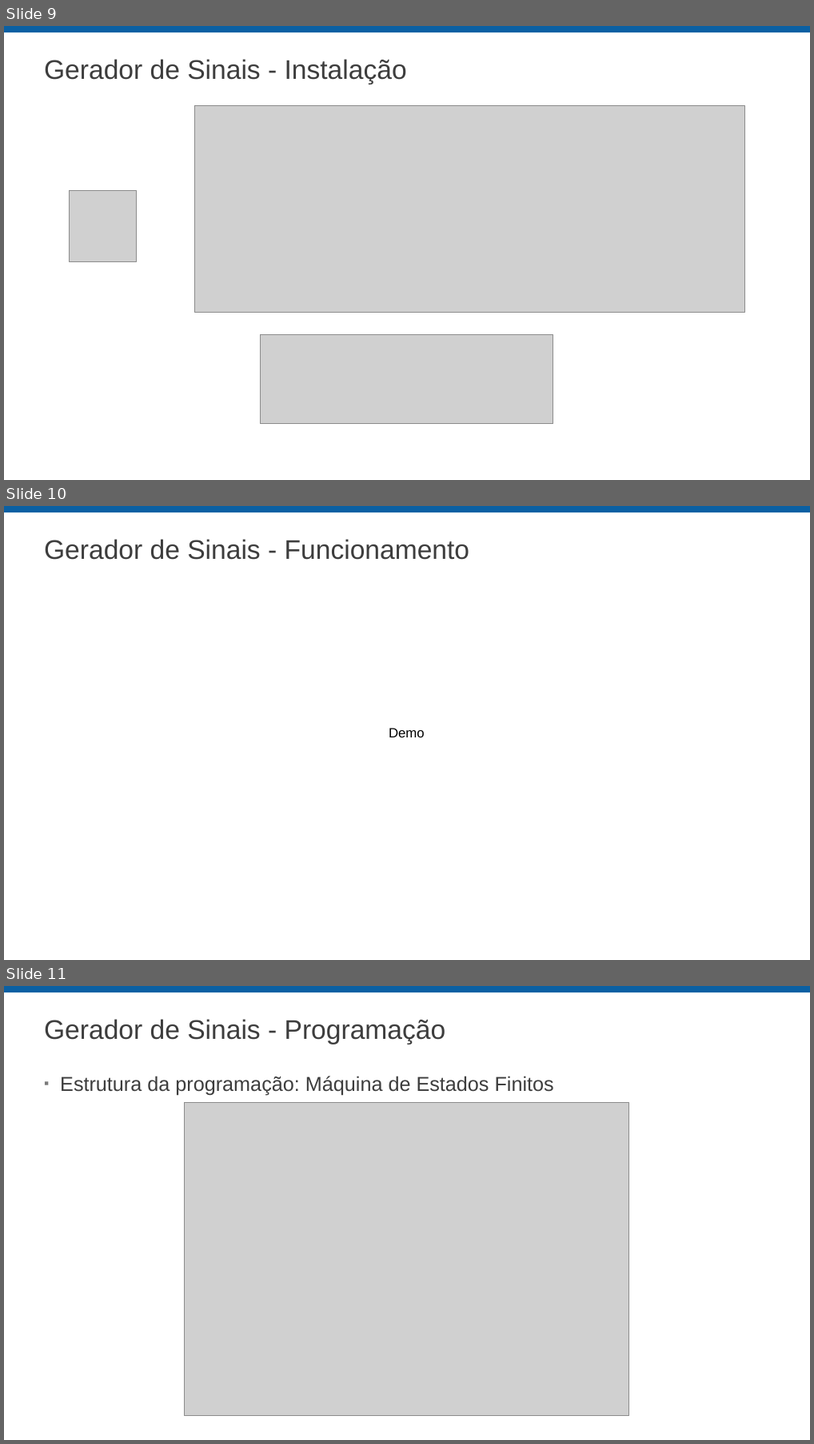
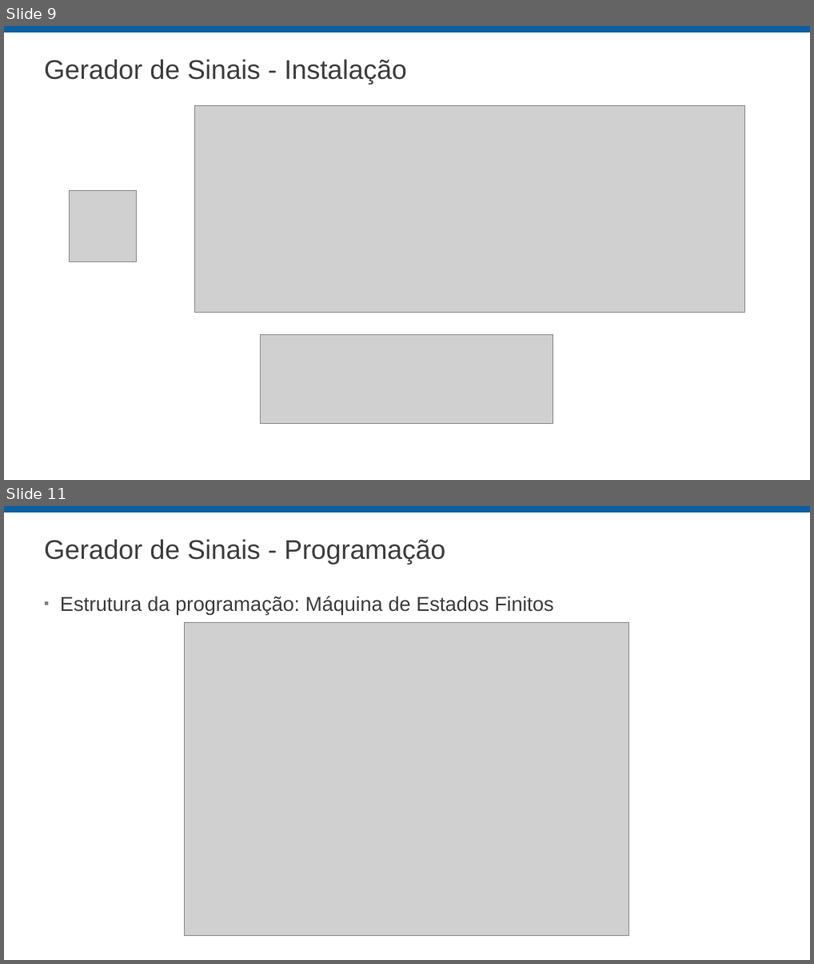
Before and after one commit to belleorlandi/Intern_Project_IO, a slide deck: MVP/MVP-final/Apresentação Final.pptx. Shown one above the other, each under a label of ours: slides 9, 10 and 11 before the commit, slides 9 and 11 after it; the slides between them are not shown. The pictures are 814x1444 and 814x964 pixels, drawn with LibreOffice and Linux fonts; fonts in the diff are those of the drawing; grey boxes stand for pictures; background and template pictures are left out. Boxes give left, top, right and bottom in pixels: in the first picture for what was removed or moved away, otherwise in the second. Text is boxed around its words. In the diff, an @@ line names an element or a change of style, - is before the commit and + after.

```diff
--- a/MVP/MVP-final/Apresentação Final.pptx
+++ b/MVP/MVP-final/Apresentação Final.pptx
@@ slide 10 removed at [4, 506, 810, 960], background #FFFFFF; not listed: 1 template element that a slide beside it also shows @@
@@ title removed at [44, 539, 470, 560] @@
-Gerador de Sinais - Funcionamento
@@ text removed at [389, 728, 425, 737] @@
-Demo
```
Also in this commit, not shown: 7 slides changed, 2 slides added, 1 other slide removed, 29 other files.
